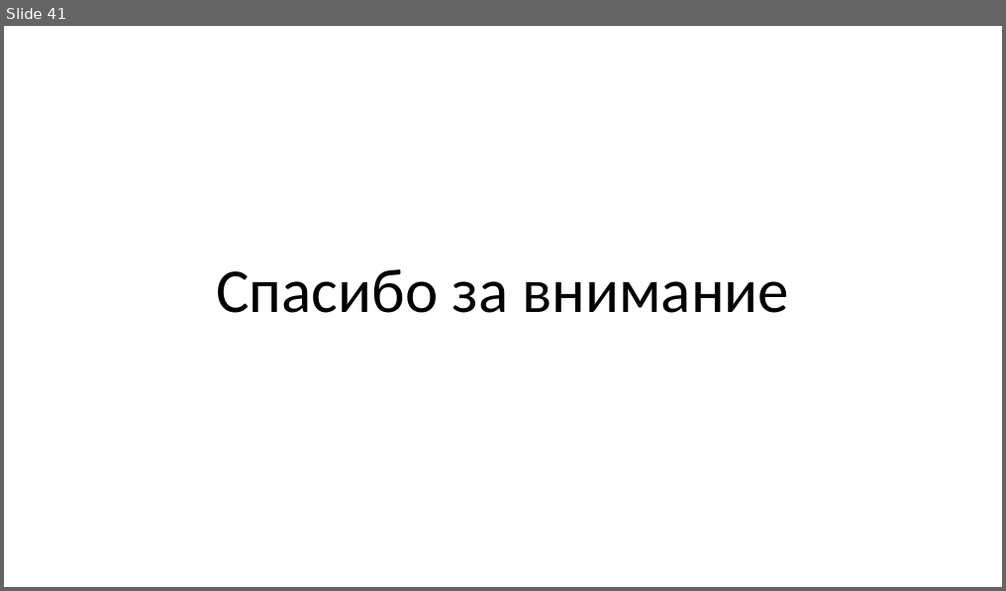
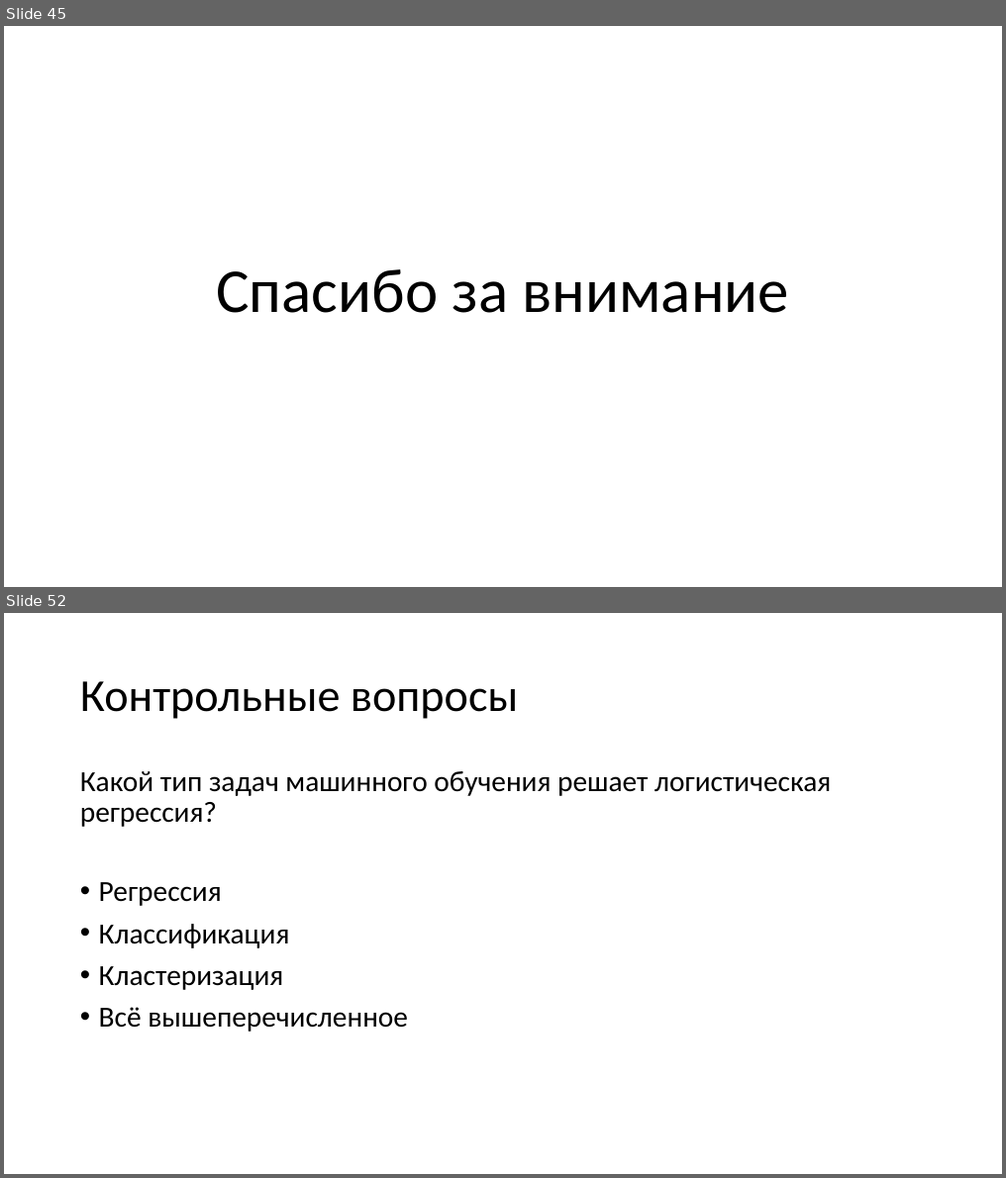
Before and after one commit to mosalov/AI_main_lectures, a slide deck: Лекция 4 21_10_2020.pptx. Shown one above the other, each under a label of ours: slide 41 before the commit, slides 45 and 52 after it; the slides between them are not shown. The pictures are 1006x591 and 1006x1178 pixels, drawn with LibreOffice and Linux fonts; fonts in the diff are those of the drawing. Boxes give left, top, right and bottom in pixels: in the first picture for what was removed or moved away, otherwise in the second. Text is boxed around its words. In the diff, an @@ line names an element or a change of style, - is before the commit and + after.

Commit message:
Финальная версия лекции №4
+ первые вопросы ко второму тесту.

```diff
--- a/Лекция 4 21_10_2020.pptx
+++ b/Лекция 4 21_10_2020.pptx
@@ slide 52 added at (x1=4, y1=613, x2=1002, y2=1174), background #FFFFFF @@
@@ title added at (x1=80, y1=681, x2=518, y2=719), 44 pt, text #000000 @@
+Контрольные вопросы
@@ text added at (x1=80, y1=771, x2=831, y2=1032), 28 pt, text #000000 @@
+Какой тип задач машинного обучения решает логистическая регрессия?
+• Регрессия
+• Классификация
+• Кластеризация
+• Всё вышеперечисленное
@@ what was slide 41 is now slide 45 @@
```
Also in this commit, not shown: 2 slides changed, 12 other slides added, 1 slide removed, 2 other files.
